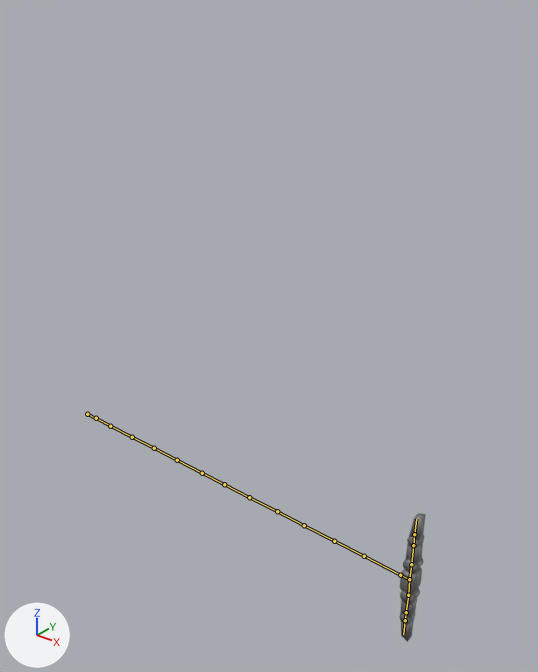
Renders of the FBX model Assets/models/leave_spaceship_links_anim_v03_fdi.fbx from each side of a commit.
One viewpoint serves both versions: a 50 mm camera at (6.86, -3.92, 3.64) aimed at (3.69, 0.04, 1.19). Arrows for +X, +Y and +Z are at lower left; the lights stay in place. The first picture is the older version. The bones that change, and the others that lie on the model, are drawn over the model as lines.

In view in the first picture: 'raumschiffKopie.004'.
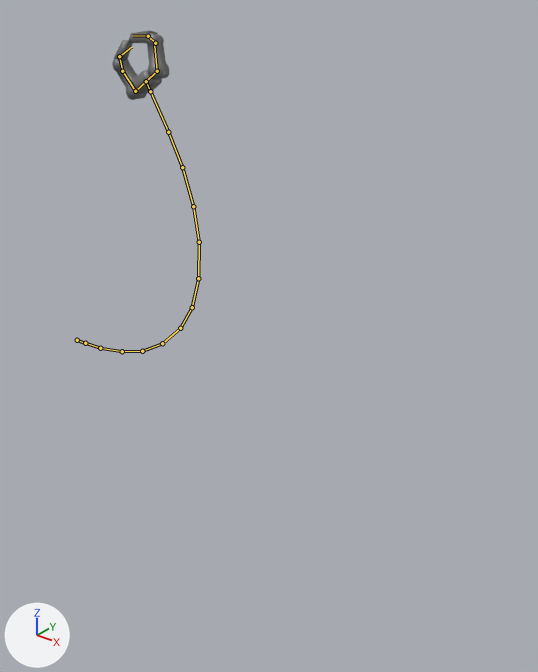
The newer file adds an action. The first version stands in its rest pose; the second is drawn at frame 10 of the action 'Armature_links|sps_grap_links_zu'.

What differs and where, as boxes (x1, y1, x2, y2) in the pictures (538 x 672 px):
```json
{"object": "raumschiffKopie.004", "change": "posed", "before": [399, 513, 426, 642], "after": [112, 30, 169, 100], "on screen": "107% wider, 45% shorter"}
{"bone": "ArmLRoot", "before": "(87, 414) to (96, 418)", "after": "(77, 340) to (85, 343)"}
{"bone": "ArmL01", "before": "(96, 418) to (110, 426)", "after": "(85, 343) to (100, 348)"}
{"bone": "ArmL02", "before": "(110, 426) to (132, 437)", "after": "(100, 348) to (122, 351)"}
{"bone": "ArmL03", "before": "(132, 437) to (154, 448)", "after": "(122, 351) to (142, 351)"}
{"bone": "ArmL04", "before": "(154, 448) to (177, 460)", "after": "(142, 351) to (162, 343)"}
{"bone": "ArmL05", "before": "(177, 460) to (202, 473)", "after": "(162, 343) to (180, 328)"}
{"bone": "ArmL06", "before": "(202, 473) to (224, 484)", "after": "(180, 328) to (192, 307)"}
{"bone": "ArmL07", "before": "(224, 484) to (249, 497)", "after": "(192, 307) to (198, 278)"}
{"bone": "ArmL08", "before": "(249, 497) to (277, 511)", "after": "(198, 278) to (199, 242)"}
{"bone": "ArmL09", "before": "(277, 511) to (304, 525)", "after": "(199, 242) to (193, 206)"}
{"bone": "ArmL10", "before": "(304, 525) to (334, 541)", "after": "(193, 206) to (182, 167)"}
{"bone": "ArmL11", "before": "(334, 541) to (364, 556)", "after": "(182, 167) to (168, 132)"}
{"bone": "ArmL12", "before": "(364, 556) to (400, 575)", "after": "(168, 132) to (150, 91)"}
{"bone": "HandL01.001", "before": "(411, 564) to (413, 545)", "after": "(135, 91) to (122, 71)"}
{"bone": "HandL02", "before": "(413, 545) to (414, 534)", "after": "(122, 71) to (119, 56)"}
{"bone": "HandL02.001", "before": "(414, 534) to (416, 519)", "after": "(119, 56) to (131, 47)"}
{"bone": "HandL03.001", "before": "(408, 595) to (406, 612)", "after": "(157, 71) to (154, 45)"}
{"bone": "HandL04", "before": "(406, 612) to (405, 620)", "after": "(155, 43) to (148, 36)"}
{"bone": "HandL04.001", "before": "(405, 620) to (403, 634)", "after": "(148, 36) to (132, 35)"}
```

Scene script edits in JSON lines:
```json
{"block": "bone_armlroot", "where": "bone_armlroot = bpy.data.objects['Armature_links'].pose.bones['ArmLRoot']"}
{"op": "set", "path": "bone_armlroot.location", "old": "(0.0, 0.0, 0.0)", "new": "(0.0, -0.01, 0.46)"}
{"op": "set", "path": "bone_armlroot.rotation_quaternion", "old": "(1.0, 0.0, 0.0, 0.0)", "new": "(1.0, 0.02, 0.0, 0.0)", "note": "degrees (0, 0, 0) -> degrees (2, 0, 0)"}
{"block": "bone_arml01", "where": "bone_arml01 = bpy.data.objects['Armature_links'].pose.bones['ArmL01']  # child of 'ArmLRoot'"}
{"op": "set", "path": "bone_arml01.rotation_quaternion", "old": "(1.0, 0.0, 0.0, 0.0)", "new": "(1.0, 0.028, 0.0, 0.0)", "note": "degrees (0, 0, 0) -> degrees (3, 0, 0)"}
{"block": "bone_arml02", "where": "bone_arml02 = bpy.data.objects['Armature_links'].pose.bones['ArmL02']  # child of 'ArmL01'"}
{"op": "set", "path": "bone_arml02.rotation_quaternion", "old": "(1.0, 0.0, 0.0, 0.0)", "new": "(0.999, 0.046, 0.0, 0.0)", "note": "degrees (0, 0, 0) -> degrees (5, 0, 0)"}
{"block": "bone_arml03", "where": "bone_arml03 = bpy.data.objects['Armature_links'].pose.bones['ArmL03']  # child of 'ArmL02'"}
{"op": "set", "path": "bone_arml03.rotation_quaternion", "old": "(1.0, 0.0, 0.0, 0.0)", "new": "(0.997, 0.072, 0.0, 0.0)", "note": "degrees (0, 0, 0) -> degrees (8, 0, 0)"}
{"block": "bone_arml04", "where": "bone_arml04 = bpy.data.objects['Armature_links'].pose.bones['ArmL04']  # child of 'ArmL03'"}
{"op": "set", "path": "bone_arml04.rotation_quaternion", "old": "(1.0, 0.0, 0.0, 0.0)", "new": "(0.995, 0.095, 0.0, 0.0)", "note": "degrees (0, 0, 0) -> degrees (11, 0, 0)"}
{"block": "bone_arml05", "where": "bone_arml05 = bpy.data.objects['Armature_links'].pose.bones['ArmL05']  # child of 'ArmL04'"}
{"op": "set", "path": "bone_arml05.rotation_quaternion", "old": "(1.0, 0.0, 0.0, 0.0)", "new": "(0.994, 0.113, 0.0, 0.0)", "note": "degrees (0, 0, 0) -> degrees (13, 0, 0)"}
{"block": "bone_arml06", "where": "bone_arml06 = bpy.data.objects['Armature_links'].pose.bones['ArmL06']  # child of 'ArmL05'"}
{"op": "set", "path": "bone_arml06.rotation_quaternion", "old": "(1.0, 0.0, 0.0, 0.0)", "new": "(0.992, 0.125, 0.0, 0.0)", "note": "degrees (0, 0, 0) -> degrees (14, 0, 0)"}
{"block": "bone_arml07", "where": "bone_arml07 = bpy.data.objects['Armature_links'].pose.bones['ArmL07']  # child of 'ArmL06'"}
{"op": "set", "path": "bone_arml07.rotation_quaternion", "old": "(1.0, 0.0, 0.0, 0.0)", "new": "(0.992, 0.127, 0.0, 0.0)", "note": "degrees (0, 0, 0) -> degrees (15, 0, 0)"}
{"block": "bone_arml08", "where": "bone_arml08 = bpy.data.objects['Armature_links'].pose.bones['ArmL08']  # child of 'ArmL07'"}
{"op": "set", "path": "bone_arml08.rotation_quaternion", "old": "(1.0, 0.0, 0.0, 0.0)", "new": "(0.992, 0.122, 0.0, 0.0)", "note": "degrees (0, 0, 0) -> degrees (14, 0, 0)"}
{"block": "bone_arml09", "where": "bone_arml09 = bpy.data.objects['Armature_links'].pose.bones['ArmL09']  # child of 'ArmL08'"}
{"op": "set", "path": "bone_arml09.rotation_quaternion", "old": "(1.0, 0.0, 0.0, 0.0)", "new": "(0.994, 0.11, 0.0, 0.0)", "note": "degrees (0, 0, 0) -> degrees (13, 0, 0)"}
{"block": "bone_arml10", "where": "bone_arml10 = bpy.data.objects['Armature_links'].pose.bones['ArmL10']  # child of 'ArmL09'"}
{"op": "set", "path": "bone_arml10.rotation_quaternion", "old": "(1.0, 0.0, 0.0, 0.0)", "new": "(0.996, 0.092, 0.0, 0.0)", "note": "degrees (0, 0, 0) -> degrees (11, 0, 0)"}
{"block": "bone_arml11", "where": "bone_arml11 = bpy.data.objects['Armature_links'].pose.bones['ArmL11']  # child of 'ArmL10'"}
{"op": "set", "path": "bone_arml11.rotation_quaternion", "old": "(1.0, 0.0, 0.0, 0.0)", "new": "(0.998, 0.067, 0.0, 0.0)", "note": "degrees (0, 0, 0) -> degrees (8, 0, 0)"}
{"block": "bone_arml12", "where": "bone_arml12 = bpy.data.objects['Armature_links'].pose.bones['ArmL12']  # child of 'ArmL11'"}
{"op": "set", "path": "bone_arml12.rotation_quaternion", "old": "(1.0, 0.0, 0.0, 0.0)", "new": "(0.999, 0.041, 0.0, 0.0)", "note": "degrees (0, 0, 0) -> degrees (5, 0, 0)"}
{"block": "bone_handl01_001", "where": "bone_handl01_001 = bpy.data.objects['Armature_links'].pose.bones['HandL01.001']  # child of 'HandL01'"}
{"op": "set", "path": "bone_handl01_001.rotation_quaternion", "old": "(1.0, 0.0, 0.0, 0.0)", "new": "(0.762, 0.006, 0.001, -0.647)", "note": "degrees (0, 0, 0) -> degrees (0, 0, -81)"}
{"block": "bone_handl02", "where": "bone_handl02 = bpy.data.objects['Armature_links'].pose.bones['HandL02']  # child of 'HandL01.001'"}
{"op": "set", "path": "bone_handl02.rotation_quaternion", "old": "(1.0, 0.0, 0.0, 0.0)", "new": "(0.967, 0.008, -0.003, -0.253)", "note": "degrees (0, 0, 0) -> degrees (1, 0, -29)"}
{"block": "bone_handl02_001", "where": "bone_handl02_001 = bpy.data.objects['Armature_links'].pose.bones['HandL02.001']  # child of 'HandL02'"}
{"op": "set", "path": "bone_handl02_001.rotation_quaternion", "old": "(1.0, 0.0, 0.0, 0.0)", "new": "(0.808, -0.042, 0.049, -0.585)", "note": "degrees (0, 0, 0) -> degrees (-7, 2, -72)"}
{"block": "bone_handl03_001", "where": "bone_handl03_001 = bpy.data.objects['Armature_links'].pose.bones['HandL03.001']  # child of 'HandL03'"}
{"op": "set", "path": "bone_handl03_001.rotation_quaternion", "old": "(1.0, 0.0, 0.0, 0.0)", "new": "(0.794, -0.144, 0.029, 0.589)", "note": "degrees (0, 0, 0) -> degrees (-12, 12, 72)"}
{"block": "bone_handl04", "where": "bone_handl04 = bpy.data.objects['Armature_links'].pose.bones['HandL04']  # child of 'HandL03.001'"}
{"op": "set", "path": "bone_handl04.rotation_quaternion", "old": "(1.0, 0.0, 0.0, 0.0)", "new": "(0.93, 0.0, 0.0, 0.369)", "note": "degrees (0, 0, 0) -> degrees (0, 0, 43)"}
{"block": "bone_handl04_001", "where": "bone_handl04_001 = bpy.data.objects['Armature_links'].pose.bones['HandL04.001']  # child of 'HandL04'"}
{"op": "set", "path": "bone_handl04_001.rotation_quaternion", "old": "(1.0, 0.0, 0.0, 0.0)", "new": "(0.958, -0.029, -0.012, 0.286)", "note": "degrees (0, 0, 0) -> degrees (-4, 0, 33)"}
```
